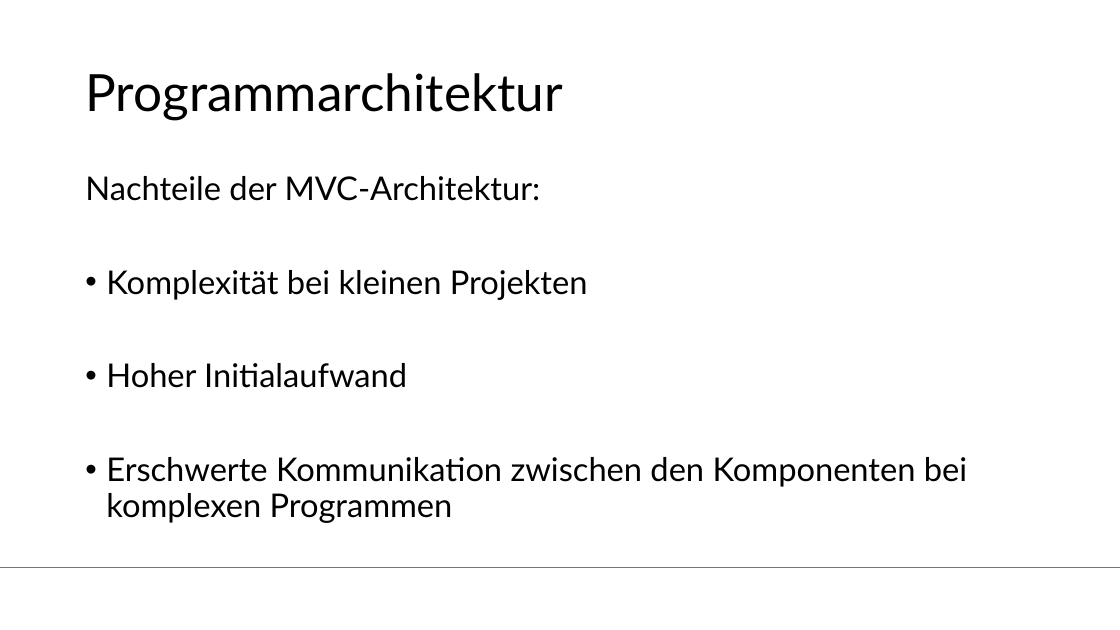
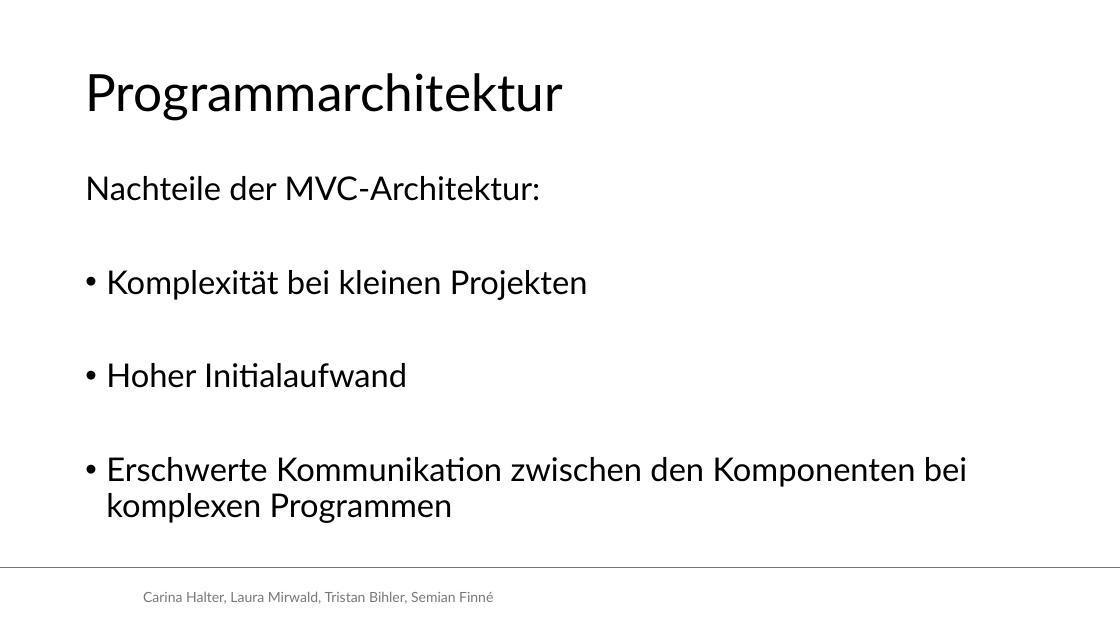
Before and after one commit to Tristan-Bihler/2_Semester_Projekt, a slide deck: slide 9 of Dokumentation/Entwicklung eines Intelligentenempfehlungssystems.pptx (slide 6 before the commit). Drawn at 1120x630 pixels with LibreOffice and Linux fonts; fonts in the diff are those of the drawing; background and template pictures are left out. Boxes give left, top, right and bottom in pixels: in the first picture for what was removed or moved away, otherwise in the second. Text is boxed around its words. In the diff, an @@ line names an element or a change of style, - is before the commit and + after.

```diff
--- a/Dokumentation/Entwicklung eines Intelligentenempfehlungssystems.pptx
+++ b/Dokumentation/Entwicklung eines Intelligentenempfehlungssystems.pptx
@@ text added at (143, 591, 493, 604), 12 pt, text #797979 @@
+Carina Halter, Laura Mirwald, Tristan Bihler, Semian Finné
```
Also in this commit, not shown: 2 other slides changed, 9 slides added, 2 slides removed, 1 other file.
